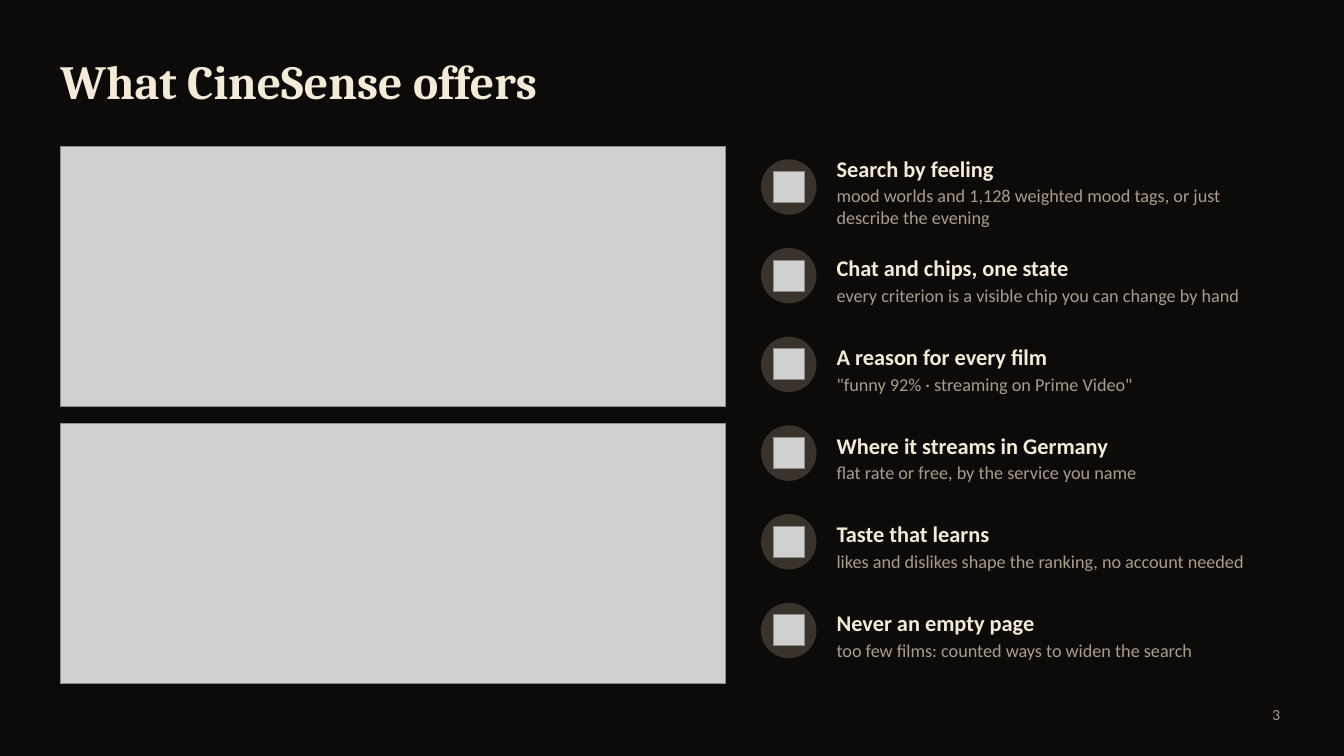
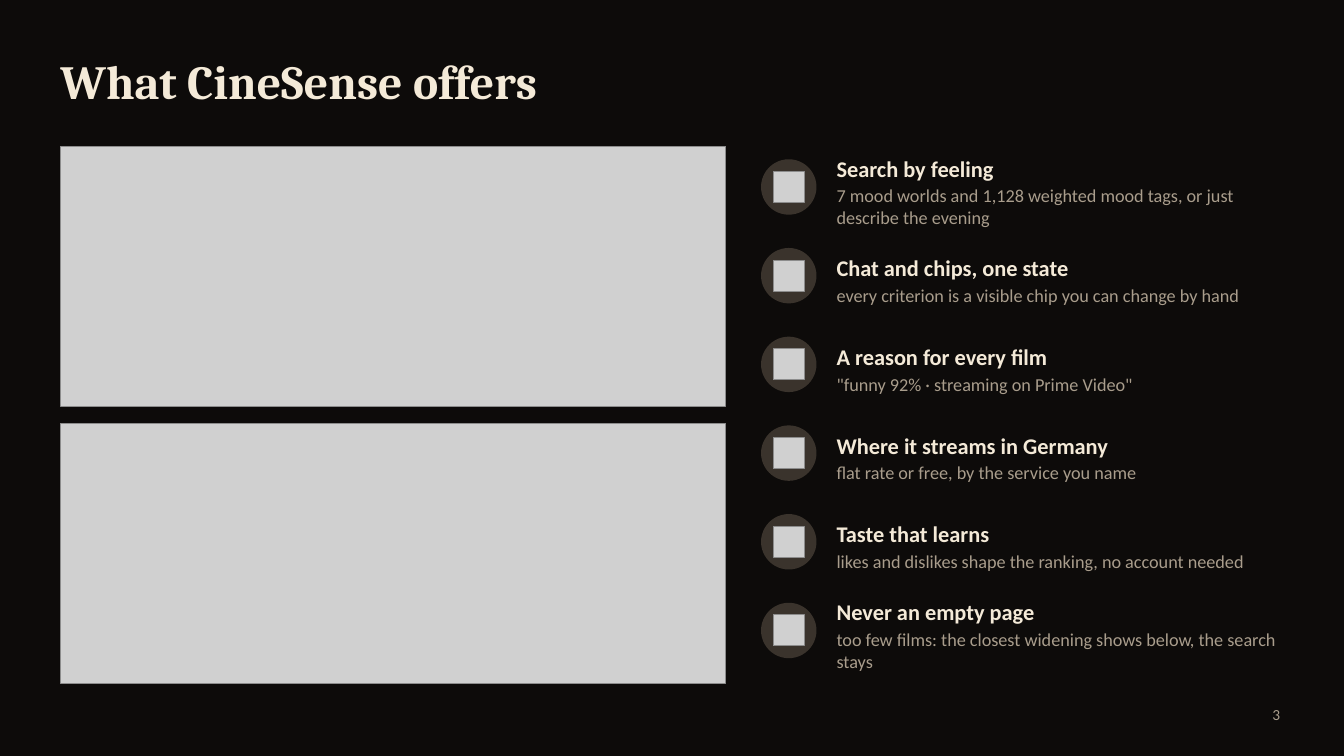
Before and after one commit to aliebing/cinesense, a slide deck: slide 3 of docs/presentation/CineSense-review.pptx. Drawn at 1344x756 pixels with LibreOffice and Linux fonts; fonts in the diff are those of the drawing; grey boxes stand for pictures. Boxes give left, top, right and bottom in pixels: in the first picture for what was removed or moved away, otherwise in the second. Text is boxed around its words. In the diff, an @@ line names an element or a change of style, - is before the commit and + after.

```diff
--- a/docs/presentation/CineSense-review.pptx
+++ b/docs/presentation/CineSense-review.pptx
@@ text at bbox=[837, 189, 1234, 227]: text changed @@
-mood worlds and 1,128 weighted mood tags, or just describe the evening
+7 mood worlds and 1,128 weighted mood tags, or just describe the evening
@@ text at bbox=[837, 633, 1275, 671]: text changed @@
-too few films: counted ways to widen the search
+too few films: the closest widening shows below, the search stays
```
Also in this commit, not shown: 5 other slides changed, 3 other files.
